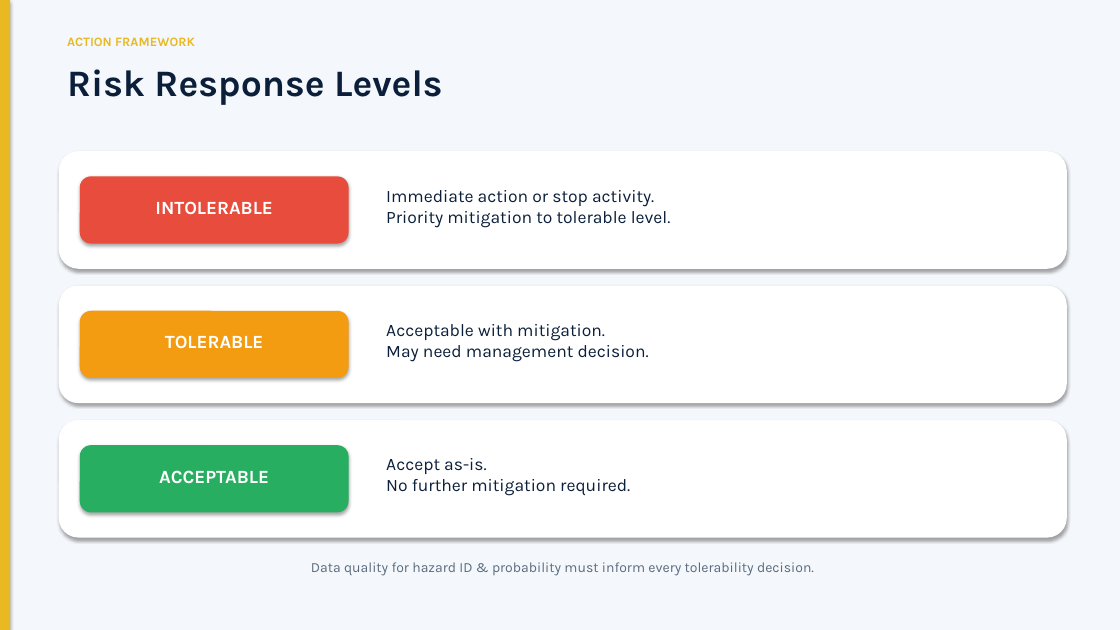
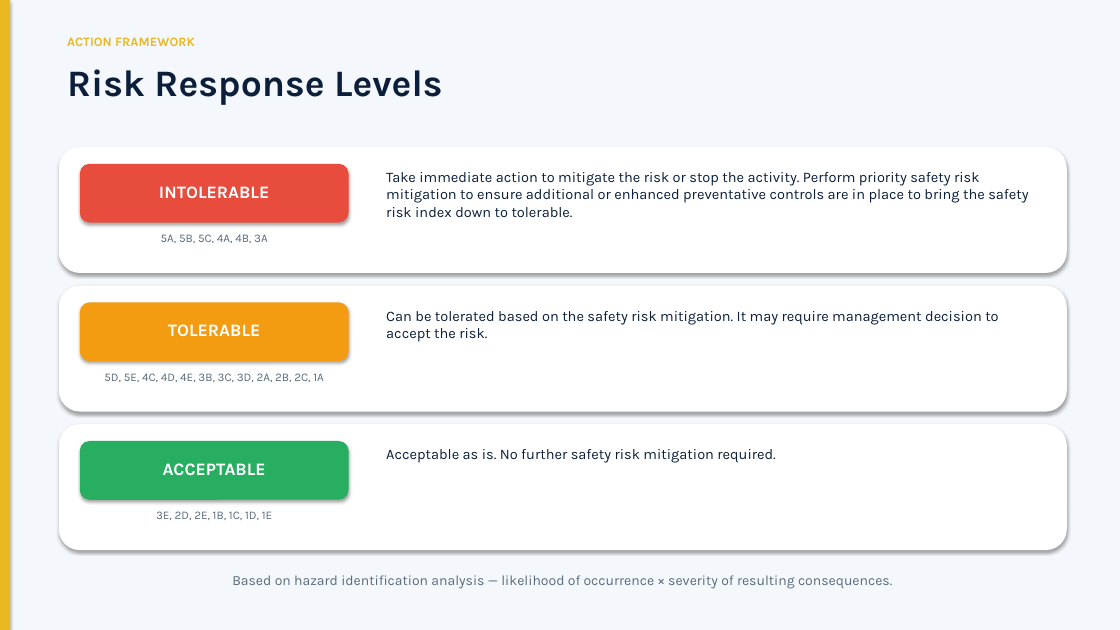
Before and after one commit to silly-beep/silly-beep, a slide deck: slide 14 of SMS_Management_Briefing.pptx. Drawn at 1120x630 pixels with LibreOffice and Linux fonts; fonts in the diff are those of the drawing. Boxes give left, top, right and bottom in pixels: in the first picture for what was removed or moved away, otherwise in the second. Text is boxed around its words. In the diff, an @@ line names an element or a change of style, - is before the commit and + after.

```diff
--- a/SMS_Management_Briefing.pptx
+++ b/SMS_Management_Briefing.pptx
@@ rounded rectangle resized from (x1=59, y1=151, x2=1067, y2=269) to (x1=59, y1=147, x2=1067, y2=273) @@
@@ text "INTOLERABLE" moved from (x1=155, y1=201, x2=272, y2=215) to (x1=159, y1=186, x2=269, y2=198) @@
@@ rounded rectangle resized from (x1=80, y1=176, x2=349, y2=244) to (x1=80, y1=164, x2=349, y2=223) @@
@@ text at (x1=386, y1=172, x2=1028, y2=217): text changed; size 15 to 12.5 pt @@
-Immediate action or stop activity.
-Priority mitigation to tolerable level.
+Take immediate action to mitigate the risk or stop the activity. Perform priority safety risk mitigation to ensure additional or enhanced preventative controls are in place to bring the safety risk index down to tolerable.
@@ text added at (x1=161, y1=234, x2=268, y2=243), 10 pt, text #5A6B7D @@
+5A, 5B, 5C, 4A, 4B, 3A
@@ rounded rectangle resized from (x1=59, y1=286, x2=1067, y2=403) to (x1=59, y1=286, x2=1067, y2=412) @@
@@ size 16 to 15 pt in 3 elements at (x1=159, y1=186, x2=269, y2=198), (x1=163, y1=463, x2=266, y2=475), (x1=168, y1=324, x2=261, y2=336) @@
@@ text "TOLERABLE" moved from (x1=165, y1=335, x2=264, y2=349) to (x1=168, y1=324, x2=261, y2=336) @@
@@ rounded rectangle resized from (x1=80, y1=311, x2=349, y2=378) to (x1=80, y1=302, x2=349, y2=361) @@
@@ text at (x1=386, y1=311, x2=998, y2=342): text changed; size 15 to 12.5 pt @@
-Acceptable with mitigation.
-May need management decision.
+Can be tolerated based on the safety risk mitigation. It may require management decision to accept the risk.
@@ text added at (x1=104, y1=373, x2=324, y2=382), 10 pt, text #5A6B7D @@
+5D, 5E, 4C, 4D, 4E, 3B, 3C, 3D, 2A, 2B, 2C, 1A
@@ rounded rectangle resized from (x1=59, y1=420, x2=1067, y2=538) to (x1=59, y1=424, x2=1067, y2=550) @@
@@ rounded rectangle resized from (x1=80, y1=445, x2=349, y2=513) to (x1=80, y1=441, x2=349, y2=500) @@
@@ text at (x1=386, y1=449, x2=775, y2=463): text changed; size 15 to 12.5 pt @@
-Accept as-is.
-No further mitigation required.
+Acceptable as is. No further safety risk mitigation required.
@@ text added at (x1=156, y1=511, x2=272, y2=520), 10 pt, text #5A6B7D @@
+3E, 2D, 2E, 1B, 1C, 1D, 1E
@@ text removed at (x1=311, y1=562, x2=814, y2=576) @@
-Data quality for hazard ID & probability must inform every tolerability decision.
@@ text added at (x1=232, y1=575, x2=892, y2=589), 12 pt, text #5A6B7D @@
+Based on hazard identification analysis — likelihood of occurrence × severity of resulting consequences.
```
Also in this commit, not shown: 15 other slides changed, 1 other file.
